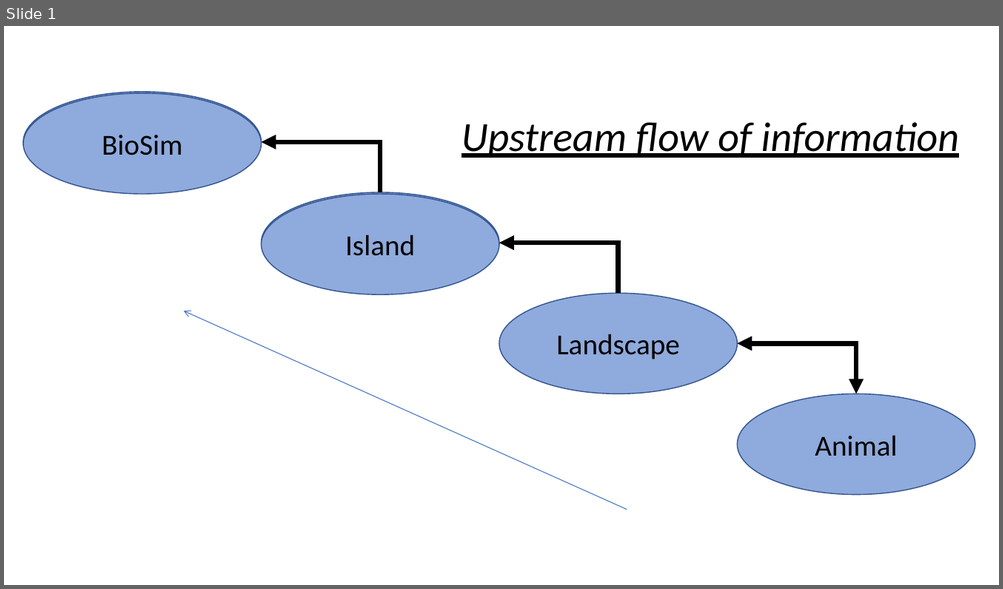
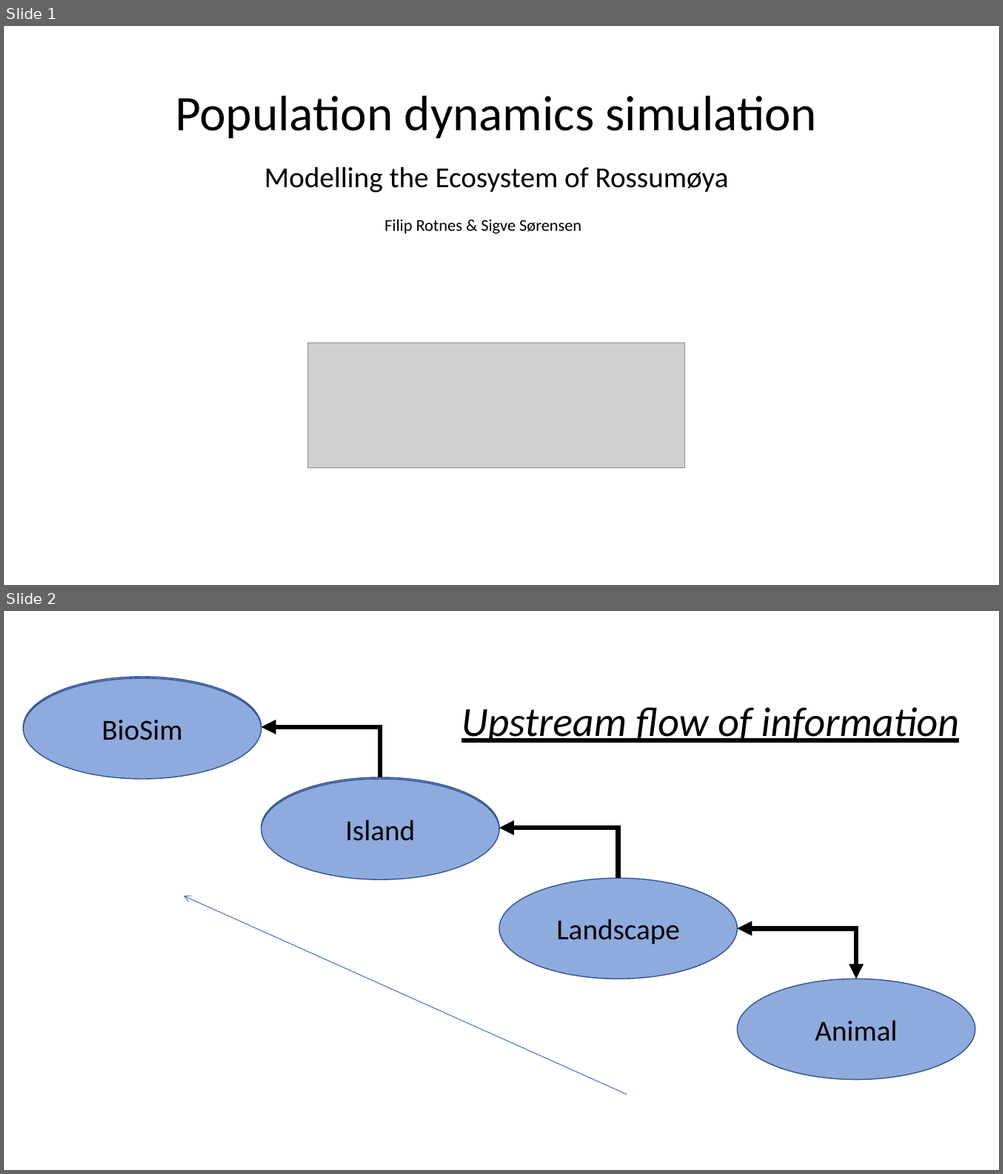
Before and after one commit to Sigvesor/ecosystem-model-rossumoya, a slide deck: biosim_project/presentation/Presentation1.pptx. Shown one above the other, each under a label of ours: slide 1 before the commit, slides 1 and 2 after it. The pictures are 1003x589 and 1003x1174 pixels, drawn with LibreOffice and Linux fonts; fonts in the diff are those of the drawing; grey boxes stand for pictures. Boxes give left, top, right and bottom in pixels: in the first picture for what was removed or moved away, otherwise in the second. Text is boxed around its words. In the diff, an @@ line names an element or a change of style, - is before the commit and + after.

```diff
--- a/biosim_project/presentation/Presentation1.pptx
+++ b/biosim_project/presentation/Presentation1.pptx
@@ slide 1 added at <box>4,26,999,585</box>, background #FFFFFF @@
@@ text added at <box>175,96,817,138</box>, 48 pt, text #000000 @@
+Population dynamics simulation
@@ text added at <box>264,167,728,192</box>, 28 pt, text #000000 @@
+Modelling the Ecosystem of Rossumøya
@@ text added at <box>384,219,581,234</box>, 16 pt, text #000000 @@
+Filip Rotnes & Sigve Sørensen
@@ picture added at <box>307,343,685,469</box> @@
@@ what was slide 1 is now slide 2 @@
```
Also in this commit, not shown: 1 slide changed, 2 other slides added.
